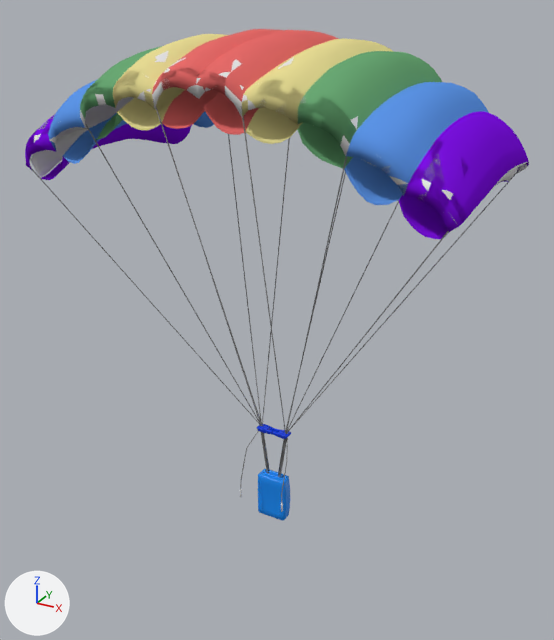
One commit to the Blender file Parachute_v2.blend: the scene before it, then after it.
Rendered twice from a camera (50 mm lens) standing at (2.87, -5.15, 3.77) and looking at (0.05, -0.03, 1.21). Lighting does not change. The marker at lower left points along +X, +Y and +Z.

In view in the first picture: 'Bag', 'Parachute_Bottom', 'Parachute_Top', 'Parachute_Top-Convex', 'Rope'.
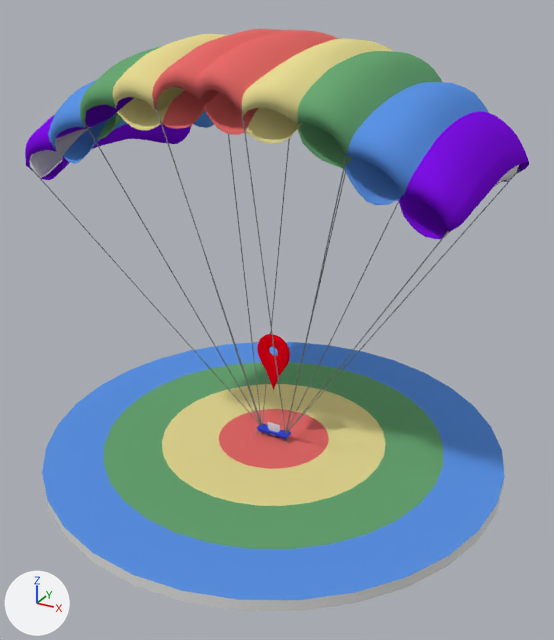
Commit message: Fix Pin PRIM_TEMP_ON_REZ

Location of each change, [x1, y1, x2, y2] in pixels of the pictures (554 x 640 px):
'Target', added
    after: [42, 342, 505, 611]
    faces in mat_002 (its picture is missing): [42, 342, 505, 600]
    faces in mat_003 (its picture is missing): [104, 362, 443, 549]
    faces in mat_004 (its picture is missing): [162, 384, 386, 506]
    faces in mat_00_mesh (white #e7e7e7): [42, 476, 505, 611]
    faces in mat_005 (red #e76c6a): [219, 409, 329, 469]
'Parachute_Top-Convex', deleted
    before: [30, 51, 529, 223]
'Pin', added (red)
    after: [258, 334, 290, 390]
'ParachuteHud', added
    after: [268, 422, 280, 439]

The edits, one by one:
Picture 'Smoke.png' (img_smoke_png) is new.
Material '02-HudFace3' (mat_02_hudface3) is new.
Its base color is (0.8, 0.8, 0.8) (white #e7e7e7).
Material '02-HudFace2' (mat_02_hudface2) is new.
Its texture is img_smoke_png.
Material '01-HudFace1' (mat_01_hudface1) is new.
Its base color is (0.8, 0.8, 0.8) (white #e7e7e7).
Material '00-Mesh' (mat_00_mesh) is new.
Its base color is (0.8, 0.8, 0.8) (white #e7e7e7).
Material '01-Balance.001' (mat_01_balance_001) is new.
Its base color is (0.8, 0.8, 0.8) (white #e7e7e7).
Material '00-Pin.001' (mat_00_pin_001) is new.
Its base color is (0.8, 0.0, 0.00904) (red #e70018).
Mesh me_pin is new.
It has 298 vertices, 237 faces and spans x 0.0..0.155, y -0.022..0.0, z 0.0..1.056.
Faces by material slot: [236, 1].
It uses material mat_00_pin_001 (red #e70018).
It uses material mat_01_balance_001 (white #e7e7e7).
Object 'Parachute_Top-Convex' (ob_parachute_top_convex) is deleted.
Object 'ParachuteHud' (ob_parachutehud) is new; it shows a copy of the mesh of ob_parachutehud.
Its location is (0.0, 0.0, 0.0).
Object 'Target' (ob_target) is new; it shows a copy of the mesh of ob_target.
Its location is (0.0, 0.0, 0.0).
Object 'Pin' (ob_pin) is new; it shows me_pin.
Its location is (0.0, 0.0, 0.0).
It gains a MIRROR modifier named 'Mirror'.
Modifier setting: use_axis = (True, True, False).
